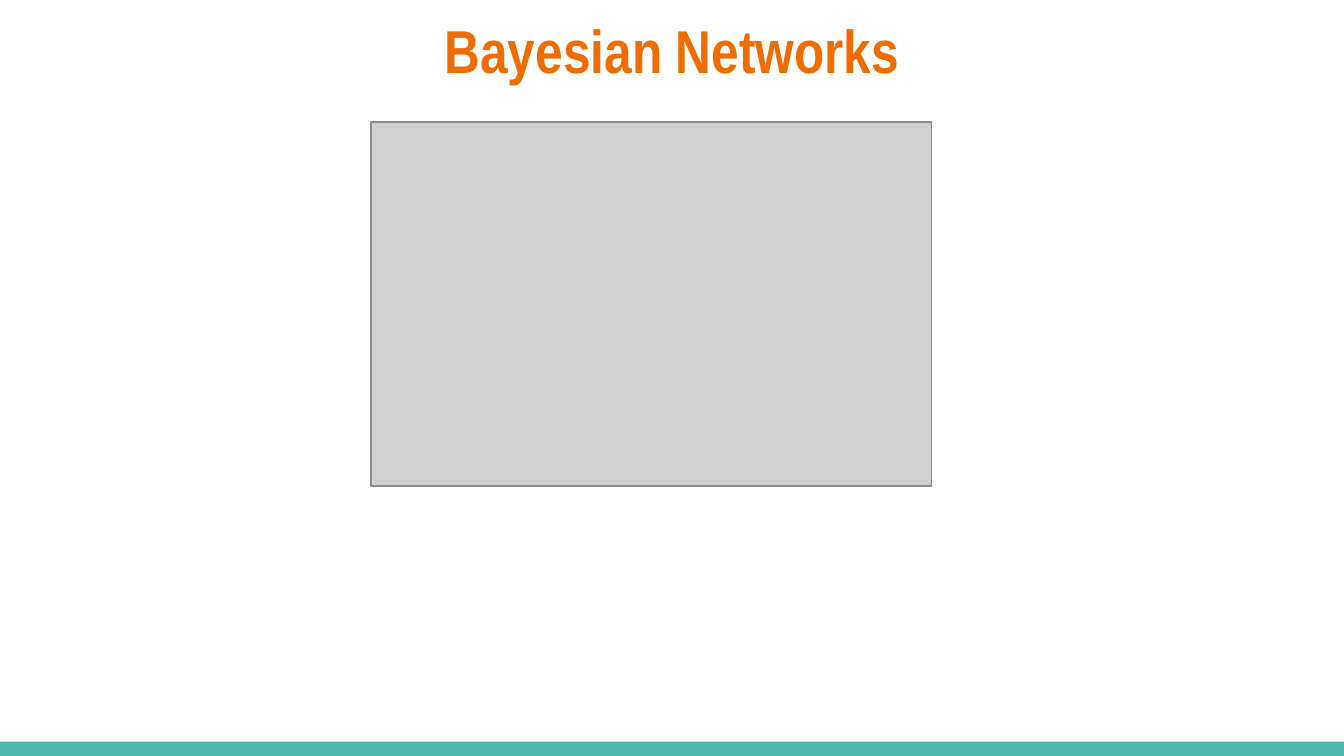
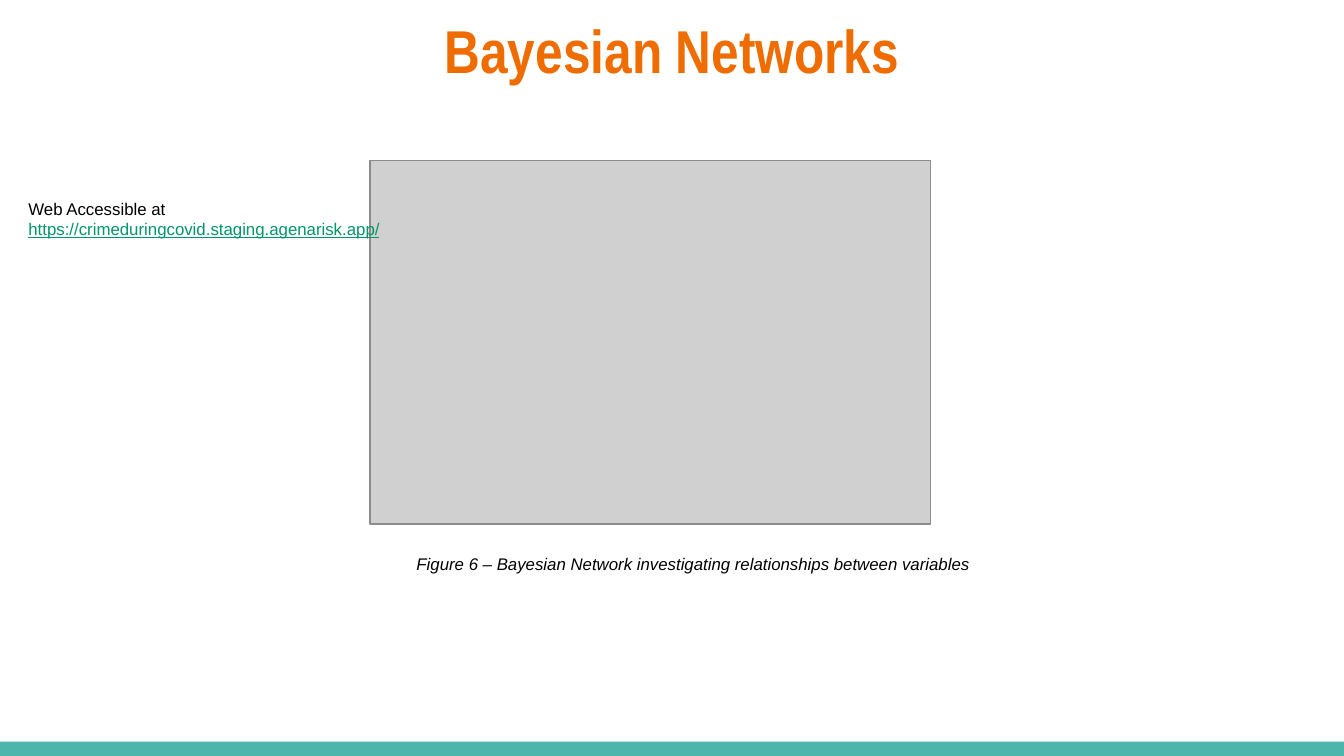
Before and after one commit to elliot-linsey/QMUL, a slide deck: slide 11 of EOY Project/Presentation.pptx. Drawn at 1344x756 pixels with LibreOffice and Linux fonts; fonts in the diff are those of the drawing; grey boxes stand for pictures. Boxes give left, top, right and bottom in pixels: in the first picture for what was removed or moved away, otherwise in the second. Text is boxed around its words. In the diff, an @@ line names an element or a change of style, - is before the commit and + after.

```diff
--- a/EOY Project/Presentation.pptx
+++ b/EOY Project/Presentation.pptx
@@ picture: place and size @@
-picture at bbox=[371, 122, 931, 487]
+picture at bbox=[370, 160, 930, 524]
@@ text added at bbox=[28, 202, 379, 239], 9 pt, text #009668, underline @@
+Web Accessible at https://crimeduringcovid.staging.agenarisk.app/
@@ text added at bbox=[416, 557, 969, 574], 9 pt, text #000000, italic @@
+Figure 6 – Bayesian Network investigating relationships between variables
```
Also in this commit, not shown: 7 other slides changed, 1 slide added, 1 slide removed, 1 other file.
